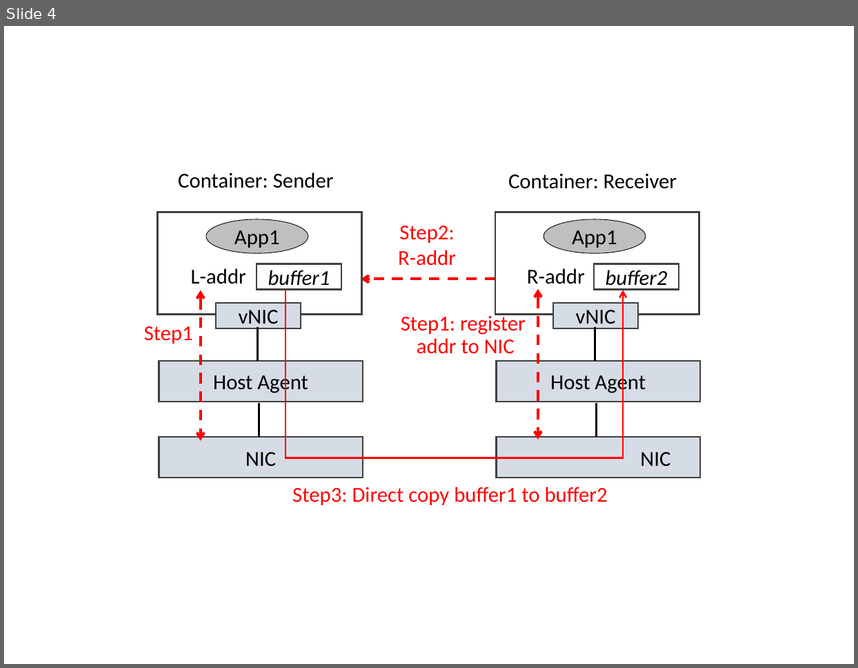
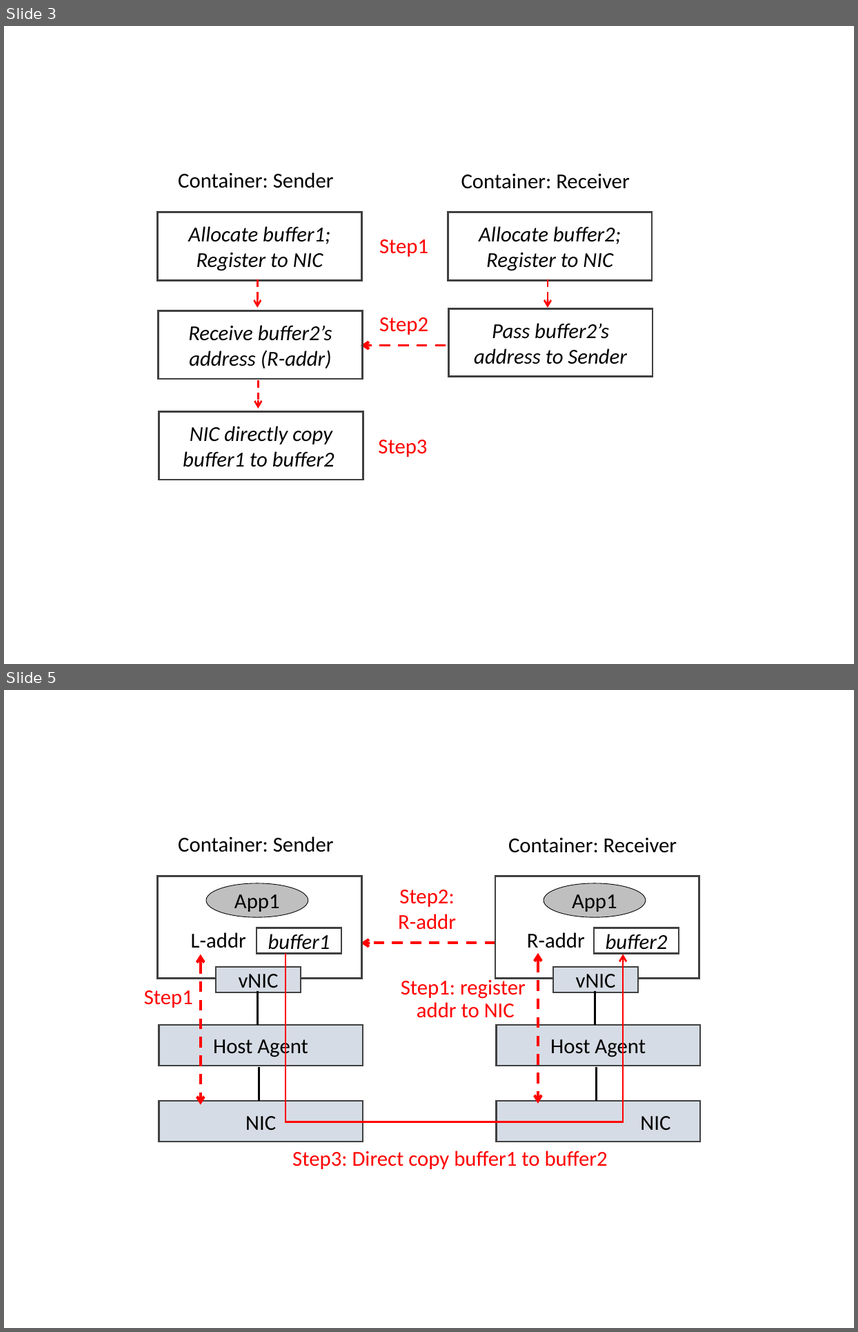
Before and after one commit to lampson0505/freeflow-hotnets16, a slide deck: figures/figures.pptx. Shown one above the other, each under a label of ours: slide 4 before the commit, slides 3 and 5 after it; the slides between them are not shown. The pictures are 858x668 and 858x1332 pixels, drawn with LibreOffice and Linux fonts; fonts in the diff are those of the drawing. Boxes give left, top, right and bottom in pixels: in the first picture for what was removed or moved away, otherwise in the second. Text is boxed around its words. In the diff, an @@ line names an element or a change of style, - is before the commit and + after.

```diff
--- a/figures/figures.pptx
+++ b/figures/figures.pptx
@@ slide 3 added at [4,26,854,664], background #FFFFFF @@
@@ text added at [178,172,334,188], 18 pt, text #000000 @@
+Container: Sender
@@ text added at [461,174,629,189], 18 pt, text #000000 @@
+Container: Receiver
@@ rectangle added at [158,212,362,280], outline #404040 1.5 pt, 18 pt, text #000000, italic @@
+Allocate buffer1;
+Register to NIC
@@ rectangle added at [448,212,652,280], outline #404040 1.5 pt, 18 pt, text #000000, italic @@
+Allocate buffer2;
+Register to NIC
@@ text added at [379,239,428,256], 18 pt, text #FF0000 @@
+Step1
@@ arrow added from (257, 279) to (257, 308), #FF0000 1.5 pt dashed @@
@@ arrow added from (548, 279) to (548, 308), #FF0000 1.5 pt dashed @@
@@ rectangle added at [159,311,363,379], outline #404040 1.5 pt, 18 pt, text #000000, italic @@
+Receive buffer2’s address (R-addr)
@@ rectangle added at [448,308,653,377], outline #404040 1.5 pt, 18 pt, text #000000, italic @@
+Pass buffer2’s address to Sender
@@ text added at [379,317,428,334], 18 pt, text #FF0000 @@
+Step2
@@ arrow added from (446, 345) to (361, 345), #FF0000 2.25 pt dashed @@
@@ arrow added from (258, 381) to (258, 408), #FF0000 1.5 pt dashed @@
@@ rectangle added at [159,411,363,479], outline #404040 1.5 pt, 18 pt, text #000000, italic @@
+NIC directly copy buffer1 to buffer2
@@ text added at [378,439,427,457], 18 pt, text #FF0000 @@
+Step3
@@ what was slide 4 is now slide 5 @@
```
Also in this commit, not shown: 1 slide changed, 2 other files.
